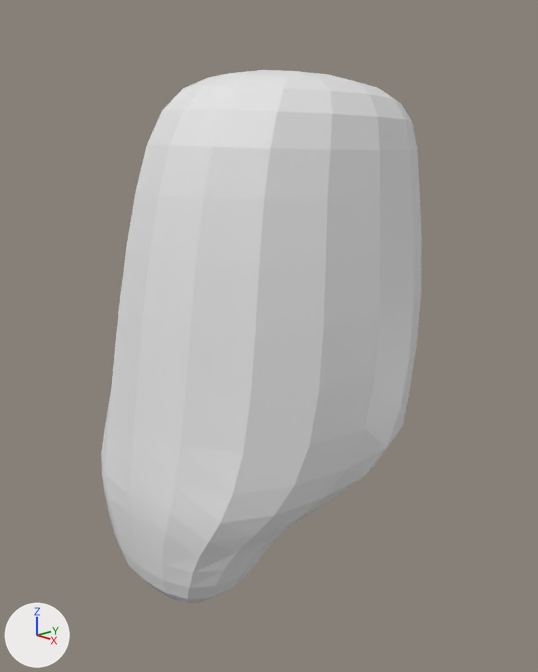
An edit to the Blender file WIP/untitled.blend, drawn before and after from the same camera.
Camera for both pictures: a camera (50 mm lens) standing at (0.661, -0.633, 2.29) and looking at (0.003, -0.015, 2.03). The lights are fixed; the arrows at lower left show +X, +Y and +Z. The same objects are shown in both versions, whatever each file hides.
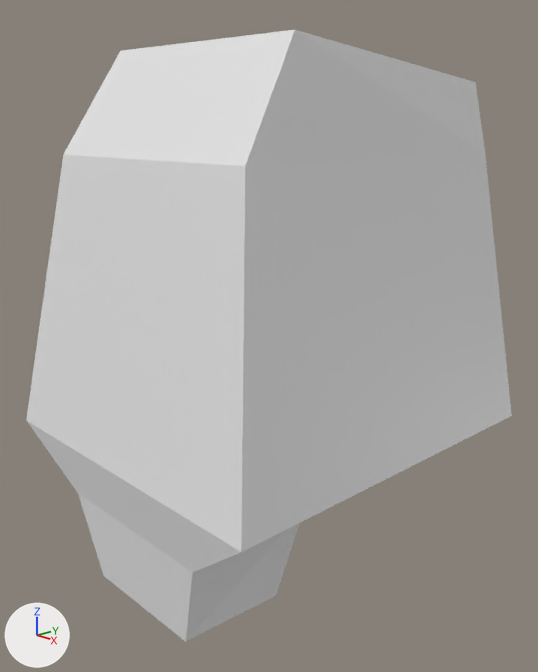
Location of each change, [x1, y1, x2, y2] in pixels of the pictures (538 x 672 px):
'Cylinder.001', modifiers changed (51% wider, 15% taller): before [101, 70, 422, 603]; after [26, 30, 512, 642]

Diff of the bpy script that builds the scene:
```diff
--- a/WIP/untitled.blend.py
+++ b/WIP/untitled.blend.py
@@ ob_cylinder_001 @@
 ob_cylinder_001.location = (0.0, 0.0, 0.0)
-_m = ob_cylinder_001.modifiers.new('Subdivision', 'SUBSURF')
```
